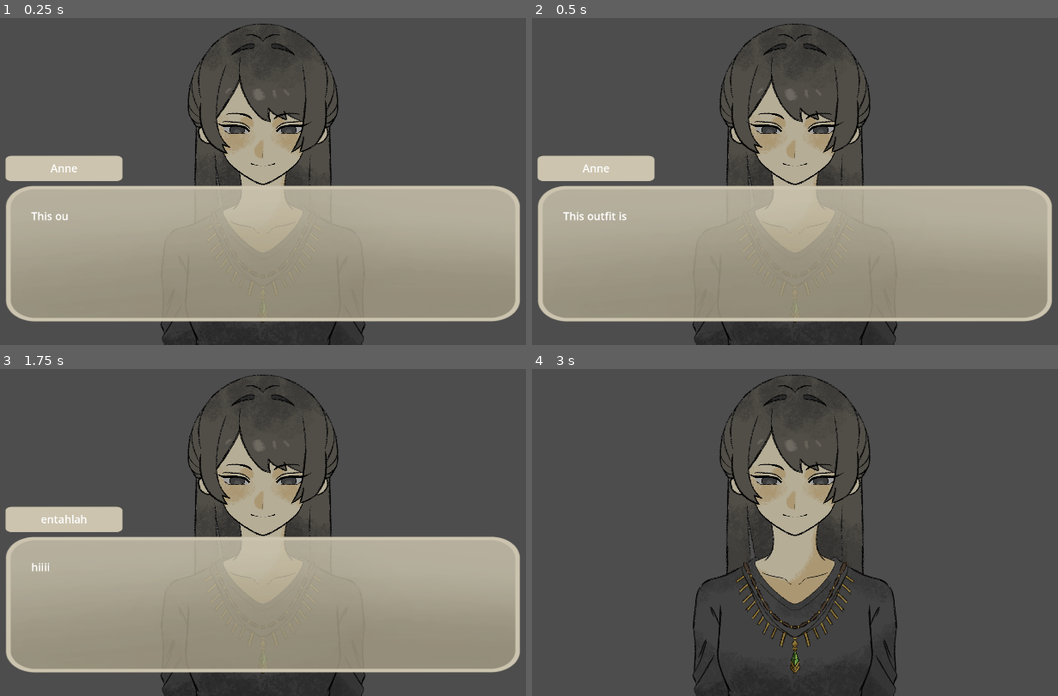
Above: before the commit, frames 1-4 (two rows, left to right).
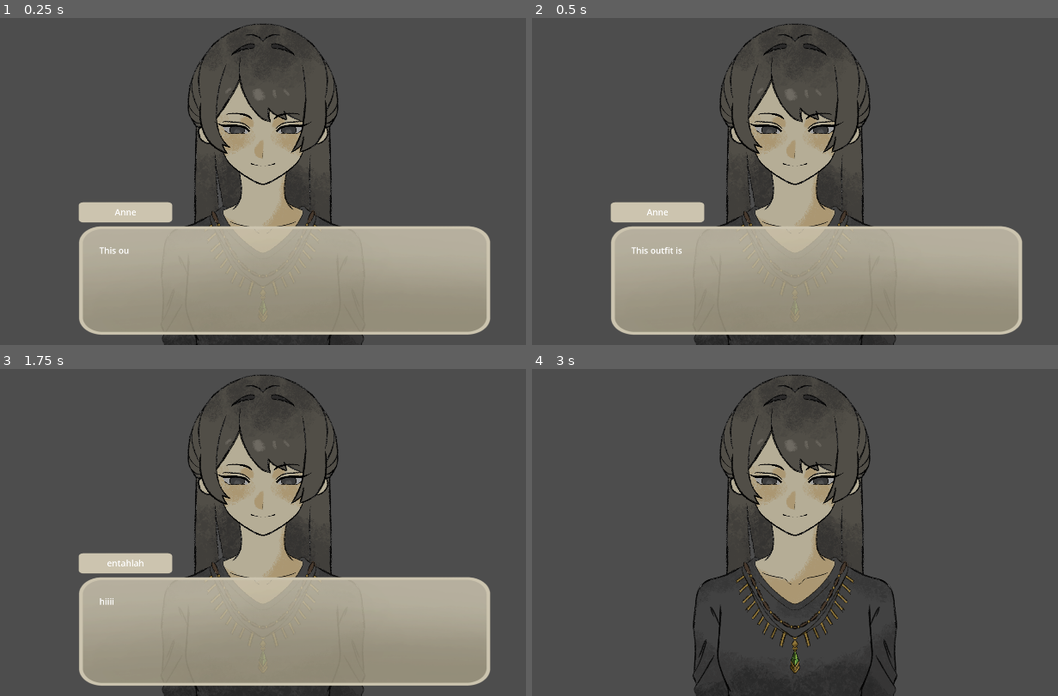
Above: after the commit, the same moments.

Repository: tiransakti-sketch/ini_hands_on_salmon
Game: Godot game, scene res://scene/scene1.tscn
Two runs of this game, one before a commit and one after it. Both use one fixed random seed, a clock stepped at 60 frames per second and the inputs below.
Inputs:
- Up to frame 1 (0.25 s): no input
- Up to frame 2 (0.5 s): no input
- Up to frame 3 (1.75 s): hold Space (next) 0.53-1.28 s; tap Enter at 1.25 s; tap Space (next) at 1.35 s
- Up to frame 4 (3 s): tap Space (next) at 2, 2.85 s; hold Space (next) 2.03-2.78 s; tap Enter at 2.75 s

The runs differ from the first frame. In frame 1, 23% of the frame differs, in the area x 0-99%, y 41-97%; in frame 2, 23%; in frame 3, 23%; in frame 4, nothing differs.

Commit message:
update dikit

Diff:
--- a/salmon/scene/textbox.tscn
+++ b/salmon/scene/textbox.tscn
@@ -8,8 +8,13 @@
 anchors_preset = 15
 anchor_right = 1.0
 anchor_bottom = 1.0
+offset_left = 254.00003
+offset_top = 240.0
+offset_right = 254.0
+offset_bottom = 240.0
 grow_horizontal = 2
 grow_vertical = 2
+scale = Vector2(0.8, 0.8)
 script = ExtResource("1_m1w5b")
 
 [node name="Sprite2D" type="Sprite2D" parent="."]
